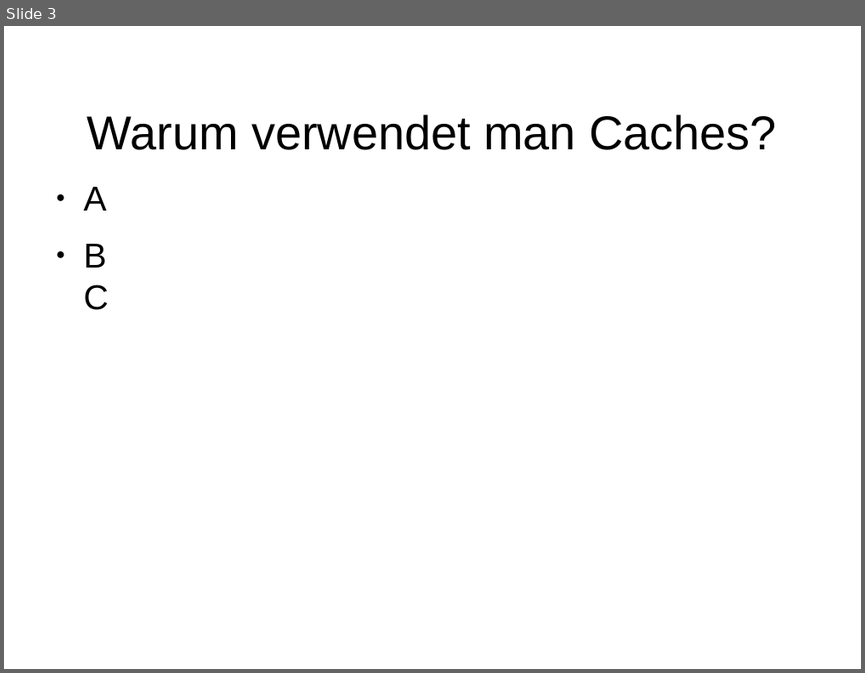
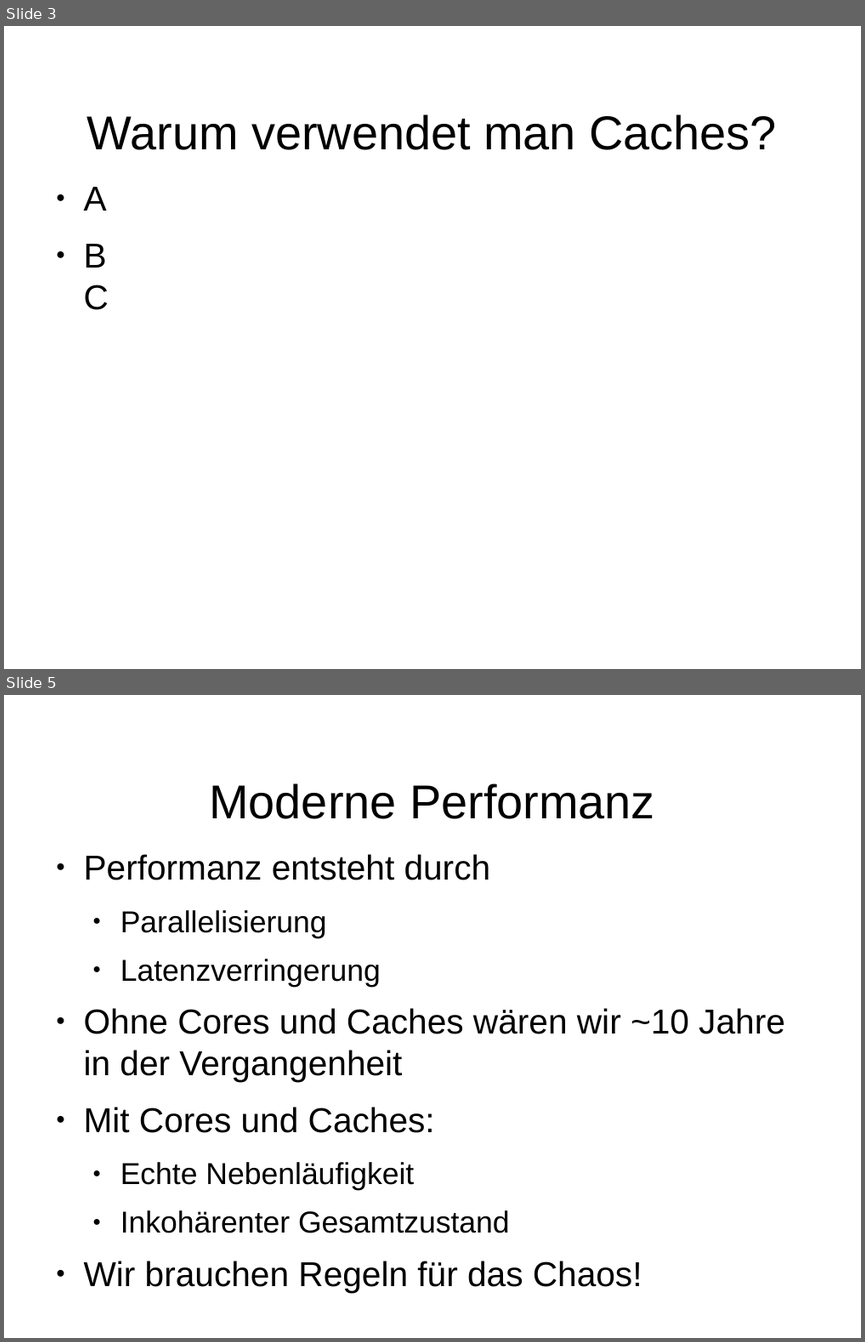
Before and after one commit to dlindner/vorlesung-se2-dhbw, a slide deck: added_2016/Java Memory Model.odp. Shown one above the other, each under a label of ours: slide 3 before the commit, slides 3 and 5 after it; the slides between them are not shown. The pictures are 865x673 and 865x1342 pixels, drawn with LibreOffice and Linux fonts; fonts in the diff are those of the drawing; background and template pictures are left out. Boxes give left, top, right and bottom in pixels: in the first picture for what was removed or moved away, otherwise in the second. Text is boxed around its words. In the diff, an @@ line names an element or a change of style, - is before the commit and + after.

```diff
--- a/added_2016/Java Memory Model.odp
+++ b/added_2016/Java Memory Model.odp
@@ slide 5 added at (x1=4, y1=695, x2=861, y2=1338), background picture (left out) @@
@@ title added at (x1=209, y1=783, x2=655, y2=819), 44 pt, text #000000 @@
+Moderne Performanz
@@ text added at (x1=84, y1=854, x2=785, y2=1287), 32 pt, text #000000 @@
+● Performanz entsteht durch
+  ● Parallelisierung
+  ● Latenzverringerung
+● Ohne Cores und Caches wären wir ~10 Jahre in der Vergangenheit
+● Mit Cores und Caches:
+  ● Echte Nebenläufigkeit
+  ● Inkohärenter Gesamtzustand
+● Wir brauchen Regeln für das Chaos!
```
Also in this commit, not shown: 1 slide changed, 11 other slides added.
